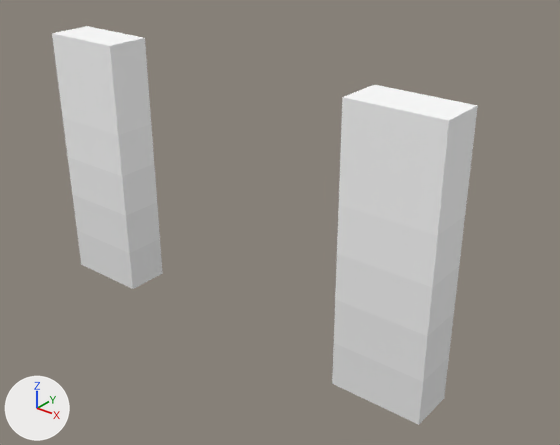
An edit to the glTF model assets/dwarves/beards/beard_mutton_chops.glb, drawn before and after from the same camera.
Before and after are seen from a camera (50 mm lens) standing at (1.271, -2.082, 3.104) and looking at (0.109, -0.629, 2.204). Every picture has the same lights, and +X, +Y and +Z are marked at lower left. The picture after the commit comes second. Vertices at exactly the same position are counted once.

The first picture shows 'beard_mutton_chops'.
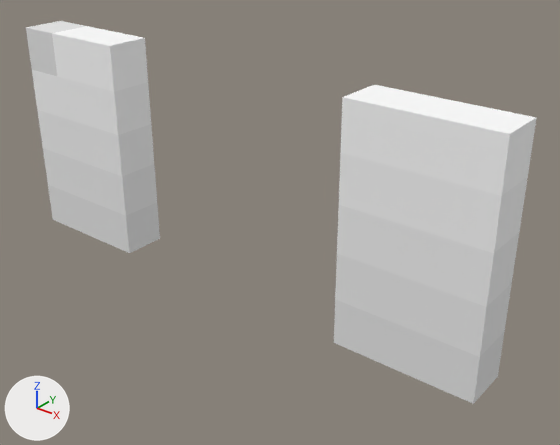
Location of each change, (x1, y1, x2, y2) in pixels of the pictures (560 x 445 px; the box of a moved part takes in the faces that stretch with it):
```json
{"object": "beard_mutton_chops", "change": "reshaped", "before": [52, 26, 478, 425], "after": [26, 21, 537, 404], "on screen": "20% wider"}
{"part": 1, "of": "me_beard_mutton_chops", "change": "moved or reshaped", "before": [77, 230, 163, 289], "after": [26, 21, 85, 230]}
{"part": 2, "of": "me_beard_mutton_chops", "change": "moved or reshaped", "before": [332, 106, 478, 425], "after": [423, 106, 537, 404]}
{"part": 3, "of": "me_beard_mutton_chops", "change": "edited", "before": [58, 77, 443, 382], "after": [58, 77, 443, 382], "on screen": "looks the same"}
```

Scene script edits in JSON lines:
```json
{"block": "me_beard_mutton_chops", "where": "# used by ob_beard_mutton_chops; location = (0.0, 0.0, 0.0)"}
{"op": "remove", "block": "me_beard_mutton_chops", "code": "me_beard_mutton_chops.from_pydata(...)  # 84 vertices, 160 faces; spans x -0.625..0.625, y -0.75..-0.625, z 1.875..2.625"}
{"op": "add", "block": "me_beard_mutton_chops", "code": "me_beard_mutton_chops.from_pydata(...)  # 96 vertices, 184 faces; spans x -0.75..0.75, y -0.75..-0.625, z 2.0..2.625"}
{"block": "me_beard_mutton_chops", "change": "me_beard_mutton_chops part 1"}
{"block": "me_beard_mutton_chops", "change": "5 vertices are removed from x -0.625..-0.375, y -0.75..-0.625, z 1.875"}
{"block": "me_beard_mutton_chops", "change": "26 faces are deleted"}
{"block": "me_beard_mutton_chops", "change": "1 vertex moves from x -0.625, y -0.625, z 1.875 to x -0.75, y -0.625, z 2.0"}
{"block": "me_beard_mutton_chops", "change": "11 new vertices lie (-0.125, 0.0, 0.0) away from vertices in x -0.625, y -0.75..-0.625, z 2.0..2.625"}
{"block": "me_beard_mutton_chops", "change": "38 new faces join them"}
{"block": "me_beard_mutton_chops", "change": "me_beard_mutton_chops part 2"}
{"block": "me_beard_mutton_chops", "change": "5 vertices are removed from x 0.375..0.625, y -0.75..-0.625, z 1.875"}
{"block": "me_beard_mutton_chops", "change": "26 faces are deleted"}
{"block": "me_beard_mutton_chops", "change": "1 vertex moves from x 0.625, y -0.75, z 1.875 to x 0.75, y -0.75, z 2.0"}
{"block": "me_beard_mutton_chops", "change": "11 new vertices lie (0.125, 0.0, 0.0) away from vertices in x 0.625, y -0.75..-0.625, z 2.0..2.625"}
{"block": "me_beard_mutton_chops", "change": "38 new faces join them"}
{"block": "me_beard_mutton_chops", "change": "me_beard_mutton_chops part 3: 80 kept faces spanning x -0.625..0.625, y -0.75..-0.625, z 2.0..2.5 get new vertex colours; the middle colour goes from white #fafafa to white #f0f0f0"}
```
